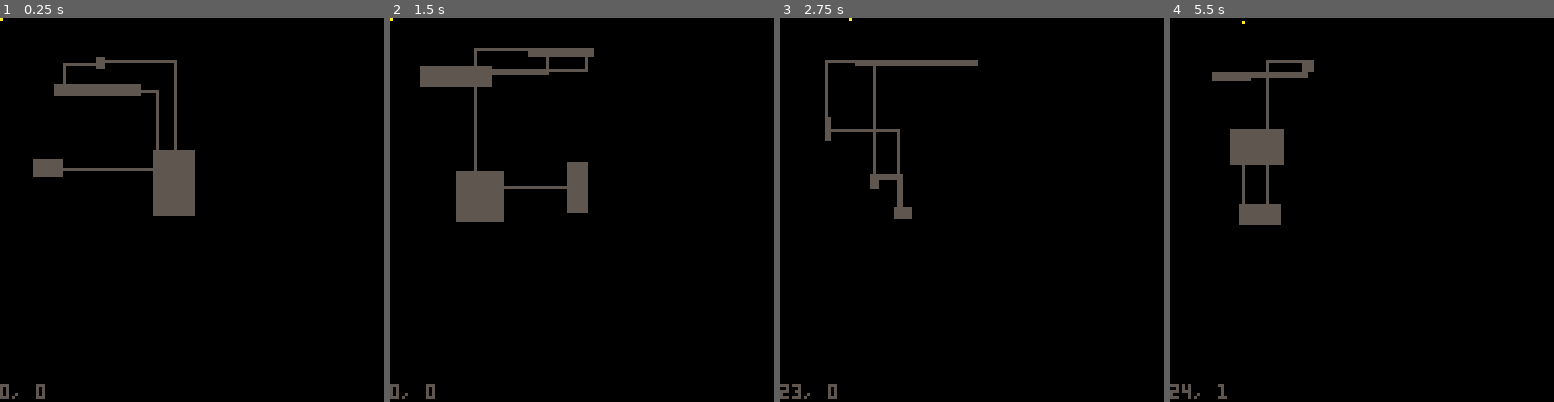
Above: before the commit, frames 1-4 (left to right).
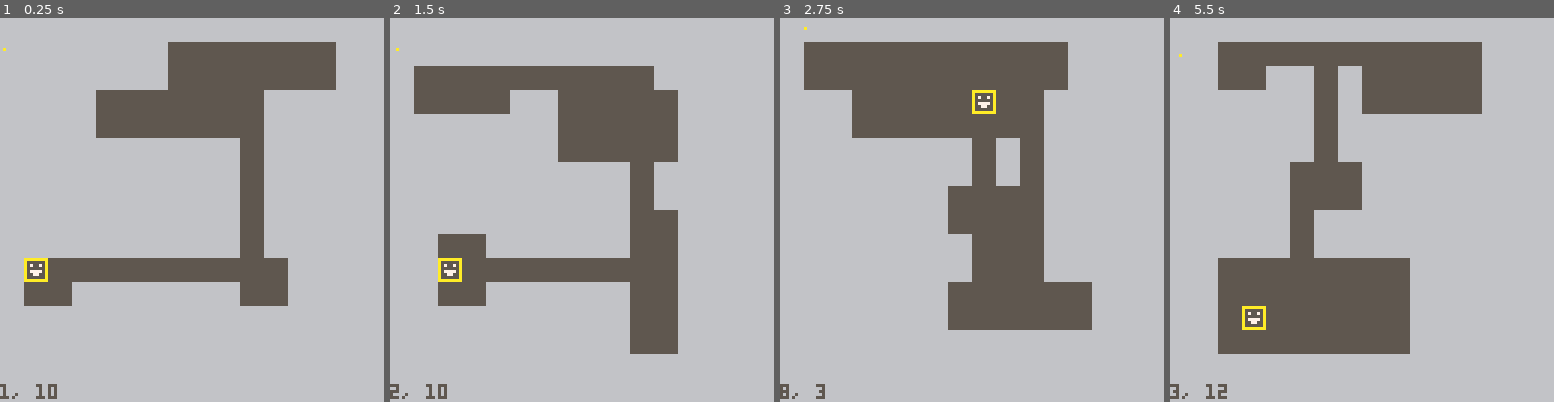
Above: after the commit, the same moments.

Repository: jameydeorio/buddies
Game: PICO-8 cartridge rog.p8
The game is run twice, just before and just after one commit, with the same random seed, the same clock (stepped at 60 frames per second) and the same inputs.
Inputs:
- Up to frame 1 (0.25 s): no input
- Up to frame 2 (1.5 s): tap O (Z key) at 0.7 s
- Up to frame 3 (2.75 s): hold Right 1.6-2.1 s; tap O (Z key) at 1.7, 2.1, 2.5 s; hold Up 2.15-2.42 s; hold Right from 2.47 s (still down)
- Up to frame 4 (5.5 s): tap O (Z key) every 0.4 s from 2.9 to 5.3 s; release Right at 3.03 s; hold Left 3.08-3.58 s; hold Down 3.63-3.97 s; hold Right 4.02-4.68 s; hold Up 4.73-5.03 s; hold Left from 5.08 s (still down)

The runs differ from the first frame. In frame 1, 99% of the frame differs, in the area x 0-100%, y 0-100%; in frame 2, 98%; in frame 3, 99%; in frame 4, 100%.

Commit message:
Finish basic dungeon

Diff:
--- a/rog.p8
+++ b/rog.p8
@@ -22,8 +22,8 @@
 }
 
 dungeon = {
-  o = 8, -- origin
-  s = 64 -- size
+  o = 0, -- origin
+  s = 15 -- size
 }
 
 function _init()
@@ -32,6 +32,7 @@
   grow_tree()
   make_rooms()
   make_hallways()
+  place_player()
 end
 
 function _update()
@@ -41,18 +42,18 @@
 
 function _draw()
   cls()
-  --draw_tree()
   draw_rooms()
   draw_hallways()
+  map()
   draw_player()
   print(player.x .. ", " .. player.y, 0, 122, colors.gray)
 end
 
 function handle_input()
-  if btn(0) then player.dx = -1 end
-  if btn(1) then player.dx = 1 end
-  if btn(2) then player.dy = -1 end
-  if btn(3) then player.dy = 1 end
+  if btnp(0) then player.dx = -1 end
+  if btnp(1) then player.dx = 1 end
+  if btnp(2) then player.dy = -1 end
+  if btnp(3) then player.dy = 1 end
 
   if btnp(4) then
     _init()
@@ -60,27 +61,30 @@
 end
 
 function place_player()
-  --local room_number = flr(rnd(#rooms)) + 1
-  --local room = rooms[room_number]
-  --player.x = flr(rnd(room.w - 1)) + room.x + 1
-  --player.y = flr(rnd(room.h - 1)) + room.y + 1
+  local room = get_random_room(tree[1][1])
+  player.x = flr(rnd(room.x1 - room.x)) + room.x
+  player.y = flr(rnd(room.y1 - room.y)) + room.y
 end
 
 function move_player()
   local potential_move = {player.x + player.dx, player.y + player.dy}
-  --if not is_solid(potential_move) then
+  if not is_solid(potential_move) then
     if potential_move[1] > 0 then player.x += player.dx end
     if potential_move[2] > 0 then player.y += player.dy end
-  --end
+  end
   player.dx = 0
   player.dy = 0
 end
 
 function is_solid(xy)
-  return pget(xy[1], xy[2]) == colors.pink
+  local sprite = mget(xy[1], xy[2])
+  if sprite == 0 then return true end
+  if fget(sprite, 0) then return true end
+  return not fget(sprite, 1)
 end
 
 function draw_player()
+  spr(0, player.x * 8, player.y * 8)
   pset(player.x, player.y, colors.yellow)
 end
 -->8
@@ -106,16 +110,6 @@
   add(tree, {})
   for node in all(leaves) do
     split_node(node)
-  end
-end
-
-function draw_tree()
-  for i, level in pairs(tree) do
-    for j, node in pairs(level) do
-      if i != 1 then
-        rect(node.x, node.y, node.x + node.w, node.y + node.h)
-      end
-    end
   end
 end
 
@@ -194,8 +188,18 @@
 end
 
 function draw_rooms()
+  for i = 0, 16 do
+   for j = 0, 16 do
+     mset(i, j, 16)
+   end
+  end
   for room in all(rooms) do
-    rectfill(room.x, room.y, room.x1, room.y1, room.c)
+    for i = room.x, room.x1 do
+      for j = room.y, room.y1 do
+        mset(i, j, 17)
+      end
+    end
+    rectfill(room.x, room.y, room.x1, room.y1, colors.pink)
   end
 end
 
@@ -219,11 +223,11 @@
 
         -- save the hallway on the node
         if flr(rnd(2)) + 1 then -- go horizontal or vertical first
-          add(node.hallways, {{room1_location[1], room1_location[2], room2_location[1], room1_location[2]},
-                             {room2_location[1], room1_location[2], room2_location[1], room2_location[2]}})
+          add(node.hallways, {{room1_location[1], room1_location[2], room2_location[1], room1_location[2], true},
+                             {room2_location[1], room1_location[2], room2_location[1], room2_location[2], false}})
         else
-          add(node.hallways, {{room1_location[1], room1_location[2], room1_location[1], room2_location[2]},
-                             {room1_location[1], room2_location[2], room2_location[1], room2_location[2]}})
+          add(node.hallways, {{room1_location[1], room1_location[2], room1_location[1], room2_location[2], false},
+                             {room1_location[1], room2_location[2], room2_location[1], room2_location[2], true}})
         end
       end
       -- get a random room from each node
@@ -236,8 +240,33 @@
     local hallways = node.hallways
     if hallways != nil then
       for h in all(hallways) do
-        line(h[1][1], h[1][2], h[1][3], h[1][4], colors.gray)
-        line(h[2][1], h[2][2], h[2][3], h[2][4], colors.gray)
+        for l in all(h) do
+          local step = 1
+          local x1 = l[1]
+          local y1 = l[2]
+          local x2 = l[3]
+          local y2 = l[4]
+          local is_horizontal = l[5]
+
+          if is_horizontal then
+            if x1 > x2 then
+              step = -1
+            end
+            for i = x1, x2, step do
+              mset(i, y1, 17)
+            end
+          else -- it is vertical
+            if y1 > y2 then
+              step = -1
+            end
+            for i = y1, y2, step do
+              mset(x1, i, 17)
+            end
+          end
+        end
+
+        line(h[1][1], h[1][2], h[1][3], h[1][4], colors.pink)
+        line(h[2][1], h[2][2], h[2][3], h[2][4], colors.pink)
       end
     end
   end
@@ -248,11 +277,22 @@
           flr(rnd(room.y1 - room.y)) + room.y}
 end
 __gfx__
-aaaaaaaa000000000000000000000000000000000000000000000000000000000000000000000000000000000000000000000000000000000000000000000000
-a000000a000000000000000000000000000000000000000000000000000000000000000000000000000000000000000000000000000000000000000000000000
-a070070a000000000000000000000000000000000000000000000000000000000000000000000000000000000000000000000000000000000000000000000000
-a000000a000000000000000000000000000000000000000000000000000000000000000000000000000000000000000000000000000000000000000000000000
-a077770a000000000000000000000000000000000000000000000000000000000000000000000000000000000000000000000000000000000000000000000000
-a007700a000000000000000000000000000000000000000000000000000000000000000000000000000000000000000000000000000000000000000000000000
-a000000a000000000000000000000000000000000000000000000000000000000000000000000000000000000000000000000000000000000000000000000000
-aaaaaaaa000000000000000000000000000000000000000000000000000000000000000000000000000000000000000000000000000000000000000000000000
+aaaaaaaaaaaaaaaa0000000000000000000000000000000000000000000000000000000000000000000000000000000000000000000000000000000000000000
+a000000aa000000a0000000000000000000000000000000000000000000000000000000000000000000000000000000000000000000000000000000000000000
+a070070aa070070a0000000000000000000000000000000000000000000000000000000000000000000000000000000000000000000000000000000000000000
+a000000aa000000a0000000000000000000000000000000000000000000000000000000000000000000000000000000000000000000000000000000000000000
+a077770aa077770a0000000000000000000000000000000000000000000000000000000000000000000000000000000000000000000000000000000000000000
+a007700aa007700a0000000000000000000000000000000000000000000000000000000000000000000000000000000000000000000000000000000000000000
+a000000aa000000a0000000000000000000000000000000000000000000000000000000000000000000000000000000000000000000000000000000000000000
+aaaaaaaaaaaaaaaa0000000000000000000000000000000000000000000000000000000000000000000000000000000000000000000000000000000000000000
+66666666555555550000000000000000000000000000000000000000000000000000000000000000000000000000000000000000000000000000000000000000
+66666666555555550000000000000000000000000000000000000000000000000000000000000000000000000000000000000000000000000000000000000000
+66666666555555550000000000000000000000000000000000000000000000000000000000000000000000000000000000000000000000000000000000000000
+66666666555555550000000000000000000000000000000000000000000000000000000000000000000000000000000000000000000000000000000000000000
+66666666555555550000000000000000000000000000000000000000000000000000000000000000000000000000000000000000000000000000000000000000
+66666666555555550000000000000000000000000000000000000000000000000000000000000000000000000000000000000000000000000000000000000000
+66666666555555550000000000000000000000000000000000000000000000000000000000000000000000000000000000000000000000000000000000000000
+66666666555555550000000000000000000000000000000000000000000000000000000000000000000000000000000000000000000000000000000000000000
+__gff__
+0000000000000000000000000000000001020000000000000000000000000000000000000000000000000000000000000000000000000000000000000000000000000000000000000000000000000000000000000000000000000000000000000000000000000000000000000000000000000000000000000000000000000000
+0000000000000000000000000000000000000000000000000000000000000000000000000000000000000000000000000000000000000000000000000000000000000000000000000000000000000000000000000000000000000000000000000000000000000000000000000000000000000000000000000000000000000000
